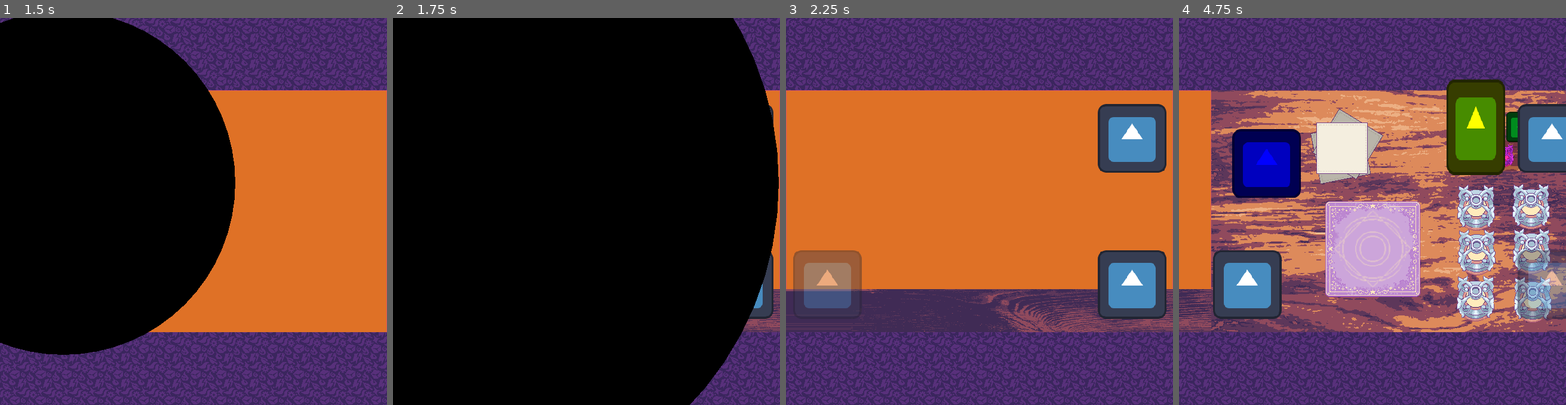
Above: before the commit, frames 1-4 (left to right).
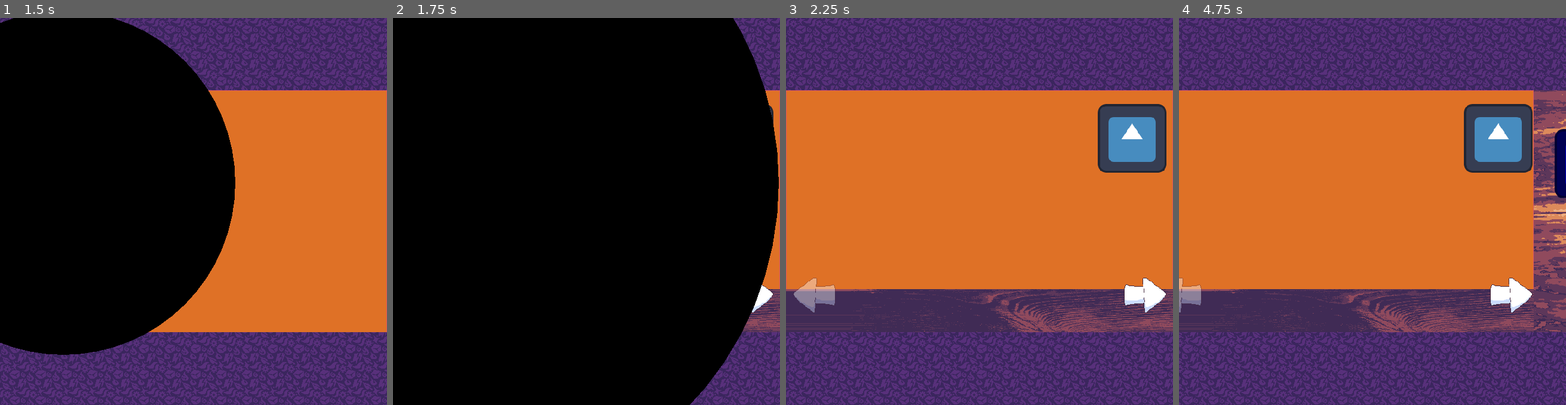
Above: after the commit, the same moments.

Repository: luankaike-code/felpo-jam-2026
Game: Godot game, scene res://scenes/screens/root_game.tscn
Same seed, same stepped clock (60 frames per second), same inputs: the game is played once before the commit and once after it. The engine's default icon, where the game draws it, is replaced by a stand-in: a white triangle on a blue panel in a dark square.
Inputs (mouse positions are in pixels of both pictures, inside the frame that each line leads up to):
- Up to frame 1 (1.5 s): tap Enter (ui_accept) at 0.5, 0.77 s; move the mouse to (278, 192) at 0.52 s; click (278, 192) at 0.67 s; click (61, 184) at 1.27 s
- Up to frame 2 (1.75 s): no input
- Up to frame 3 (2.25 s): drag from (828, 285) to (960, 288) at 2.02 s
- Up to frame 4 (4.75 s): tap Enter (ui_accept) at 2.75, 4.52 s; move the mouse to (1523, 285) at 2.77 s; click (1523, 285) at 2.92 s; drag from (1229, 257) to (1442, 126) at 3.52 s; move the mouse to (1488, 269) at 4.27 s; click (1488, 269) at 4.42 s

Frame 1 is identical in both runs. In frame 2, 0.4% of the frame differs, in the area x 91-99%, y 60-78%; in frame 3, 5.2%; in frame 4, 75%, in the area x 0-100%, y 0-100%.

Commit message:
Fix sizes and add placeholder in Arrows

Diff:
--- a/felpojam-2026-game-code/scenes/HUD/game_hud.tscn
+++ b/felpojam-2026-game-code/scenes/HUD/game_hud.tscn
@@ -3,6 +3,7 @@
 [ext_resource type="Script" uid="uid://da527j4ft7nq0" path="res://scripts/HUD/game_hud.gd" id="1_1geg4"]
 [ext_resource type="Texture2D" uid="uid://n85kss5ltq1u" path="res://icon.svg" id="2_c4sub"]
 [ext_resource type="Script" uid="uid://b22ark22c86p4" path="res://scripts/speech_bubble_manager.gd" id="2_kixb8"]
+[ext_resource type="Texture2D" uid="uid://453kk0eicspa" path="res://assets/images/arrow.png" id="4_guowm"]
 [ext_resource type="Script" uid="uid://bllfk2h5dgh8p" path="res://scripts/HUD/clickable_texture.gd" id="4_kixb8"]
 
 [node name="GameHud" type="Node2D" unique_id=1182350756]
@@ -30,9 +31,9 @@
 
 [node name="HBoxContainer" type="HBoxContainer" parent="." unique_id=1328541034]
 offset_left = -347.0
-offset_top = 72.0
+offset_top = 92.0
 offset_right = 348.0
-offset_bottom = 200.0
+offset_bottom = 220.0
 grow_horizontal = 2
 grow_vertical = 0
 alignment = 1
@@ -40,13 +41,16 @@
 [node name="ArrowLeft" type="TextureRect" parent="HBoxContainer" unique_id=212700544]
 layout_mode = 2
 size_flags_horizontal = 2
-texture = ExtResource("2_c4sub")
+texture = ExtResource("4_guowm")
+stretch_mode = 3
+flip_h = true
 script = ExtResource("4_kixb8")
 metadata/_custom_type_script = "uid://bllfk2h5dgh8p"
 
 [node name="ArrowRight" type="TextureRect" parent="HBoxContainer" unique_id=1631663697]
 layout_mode = 2
 size_flags_horizontal = 10
-texture = ExtResource("2_c4sub")
+texture = ExtResource("4_guowm")
+stretch_mode = 3
 script = ExtResource("4_kixb8")
 metadata/_custom_type_script = "uid://bllfk2h5dgh8p"
--- a/felpojam-2026-game-code/scenes/entitys/dropper.tscn
+++ b/felpojam-2026-game-code/scenes/entitys/dropper.tscn
@@ -4,7 +4,7 @@
 [ext_resource type="Texture2D" uid="uid://bwv4tb86wvig0" path="res://assets/images/stamp.png" id="2_6pl4n"]
 
 [sub_resource type="CircleShape2D" id="CircleShape2D_6pl4n"]
-radius = 21.023796
+radius = 38.0
 
 [node name="Dropper" type="Area2D" unique_id=392739461]
 script = ExtResource("1_6pl4n")
@@ -12,8 +12,8 @@
 
 [node name="Sprite2D" type="Sprite2D" parent="." unique_id=581116380]
 modulate = Color(1, 0.20999998, 0.9078332, 1)
-scale = Vector2(0.5, 0.5)
 texture = ExtResource("2_6pl4n")
 
 [node name="CollisionShape2D" type="CollisionShape2D" parent="." unique_id=1389712713]
+position = Vector2(0, 3)
 shape = SubResource("CircleShape2D_6pl4n")
--- a/felpojam-2026-game-code/scenes/entitys/dropper_stand.tscn
+++ b/felpojam-2026-game-code/scenes/entitys/dropper_stand.tscn
@@ -12,8 +12,10 @@
 
 [node name="Sprite" type="Sprite2D" parent="." unique_id=1600564298]
 modulate = Color(1, 0, 0, 0.2901961)
-scale = Vector2(0.44, 0.44)
+position = Vector2(0, 6)
+scale = Vector2(0.6, 0.6)
 texture = ExtResource("2_shdjh")
 
 [node name="CollisionShape2D" type="CollisionShape2D" parent="." unique_id=72903764]
+position = Vector2(0, 6)
 shape = SubResource("CircleShape2D_6mdg5")
--- a/felpojam-2026-game-code/scenes/entitys/ink_stand.tscn
+++ b/felpojam-2026-game-code/scenes/entitys/ink_stand.tscn
@@ -4,15 +4,17 @@
 [ext_resource type="Texture2D" uid="uid://n85kss5ltq1u" path="res://icon.svg" id="2_rxe5n"]
 
 [sub_resource type="CircleShape2D" id="CircleShape2D_5n4ry"]
-radius = 40.0
+radius = 35.014282
 
 [node name="InkStand" type="Area2D" unique_id=920137688]
 script = ExtResource("1_5n4ry")
 
 [node name="Icon" type="Sprite2D" parent="." unique_id=2104776999]
 modulate = Color(0, 1, 0.15686275, 1)
-scale = Vector2(0.44, 0.44)
+position = Vector2(0, 6)
+scale = Vector2(0.6, 0.6)
 texture = ExtResource("2_rxe5n")
 
 [node name="CollisionShape2D" type="CollisionShape2D" parent="." unique_id=860067909]
+position = Vector2(0, 6)
 shape = SubResource("CircleShape2D_5n4ry")
--- a/felpojam-2026-game-code/scenes/entitys/paper.tscn
+++ b/felpojam-2026-game-code/scenes/entitys/paper.tscn
@@ -7,7 +7,7 @@
 [ext_resource type="Script" uid="uid://b03mc2du2h6cu" path="res://scripts/state_machine/state.gd" id="5_nq4it"]
 
 [sub_resource type="RectangleShape2D" id="RectangleShape2D_n4o0a"]
-size = Vector2(76, 78)
+size = Vector2(96, 96)
 
 [node name="Paper" type="Area2D" unique_id=449771312]
 z_index = 400
--- a/felpojam-2026-game-code/scenes/entitys/stamp.tscn
+++ b/felpojam-2026-game-code/scenes/entitys/stamp.tscn
@@ -9,7 +9,7 @@
 [ext_resource type="Script" uid="uid://bn0m5x7vetk18" path="res://scripts/states/animations/animation_position_translate.gd" id="7_bfisn"]
 
 [sub_resource type="CircleShape2D" id="CircleShape2D_t5bq3"]
-radius = 18.0
+radius = 38.0
 
 [node name="Stamp" type="Area2D" unique_id=769955536]
 z_as_relative = false
@@ -21,6 +21,7 @@
 texture = ExtResource("2_0v15b")
 
 [node name="CollisionShape2D" type="CollisionShape2D" parent="." unique_id=1632221205]
+position = Vector2(0, 3)
 shape = SubResource("CircleShape2D_t5bq3")
 
 [node name="StateMachine" type="Node" parent="." unique_id=893631172]
--- a/felpojam-2026-game-code/scenes/entitys/stamp_stand.tscn
+++ b/felpojam-2026-game-code/scenes/entitys/stamp_stand.tscn
@@ -11,8 +11,10 @@
 
 [node name="Icon" type="Sprite2D" parent="." unique_id=1878416951]
 modulate = Color(1, 0, 1, 1)
-scale = Vector2(0.44, 0.44)
+position = Vector2(0, 6)
+scale = Vector2(0.6, 0.6)
 texture = ExtResource("2_bgdd2")
 
 [node name="CollisionShape2D" type="CollisionShape2D" parent="." unique_id=1504517714]
+position = Vector2(0, 6)
 shape = SubResource("CircleShape2D_bgdd2")
--- a/felpojam-2026-game-code/scenes/locals/craft_local.tscn
+++ b/felpojam-2026-game-code/scenes/locals/craft_local.tscn
@@ -28,38 +28,38 @@
 position = Vector2(-116, -119)
 
 [node name="InkStand" parent="." index="4" unique_id=920137688 instance=ExtResource("2_00w25")]
-position = Vector2(217, -157)
+position = Vector2(143, -161)
 
 [node name="InkStand2" parent="." index="5" unique_id=1137657733 instance=ExtResource("2_00w25")]
-position = Vector2(132, -157)
+position = Vector2(248, -155)
 
 [node name="RunesBook" parent="." index="6" unique_id=1322508017 instance=ExtResource("4_t3eoa")]
 position = Vector2(-269, 83)
 
 [node name="Dropper" parent="." index="7" unique_id=392739461 instance=ExtResource("9_umv4u")]
-position = Vector2(185, -104)
+position = Vector2(33, -155)
 
 [node name="Trash" parent="." index="8" unique_id=220787020 instance=ExtResource("10_00w25")]
 position = Vector2(-257, -89)
 
 [node name="Stamp" parent="." index="9" unique_id=769955536 instance=ExtResource("8_edtm0")]
-position = Vector2(134, 79)
+position = Vector2(127, 47)
 
 [node name="Stamp2" parent="." index="10" unique_id=1425219931 instance=ExtResource("8_edtm0")]
-position = Vector2(236, 77)
+position = Vector2(263, 41)
 rune_name = 1
 
 [node name="Stamp5" parent="." index="11" unique_id=539662780 instance=ExtResource("8_edtm0")]
-position = Vector2(133, -4)
+position = Vector2(119, -51)
 
 [node name="Stamp6" parent="." index="12" unique_id=798498775 instance=ExtResource("8_edtm0")]
-position = Vector2(235, -6)
+position = Vector2(264, -54)
 rune_name = 1
 
 [node name="Stamp3" parent="." index="13" unique_id=2122770798 instance=ExtResource("8_edtm0")]
-position = Vector2(132, 165)
+position = Vector2(133, 150)
 rune_name = 2
 
 [node name="Stamp4" parent="." index="14" unique_id=1582331971 instance=ExtResource("8_edtm0")]
-position = Vector2(238, 167)
+position = Vector2(260, 144)
 rune_name = 3
Binary file added: felpojam-2026-game-code/assets/images/arrow.png
Not shown, added: felpojam-2026-game-code/assets/images/arrow.png.import
